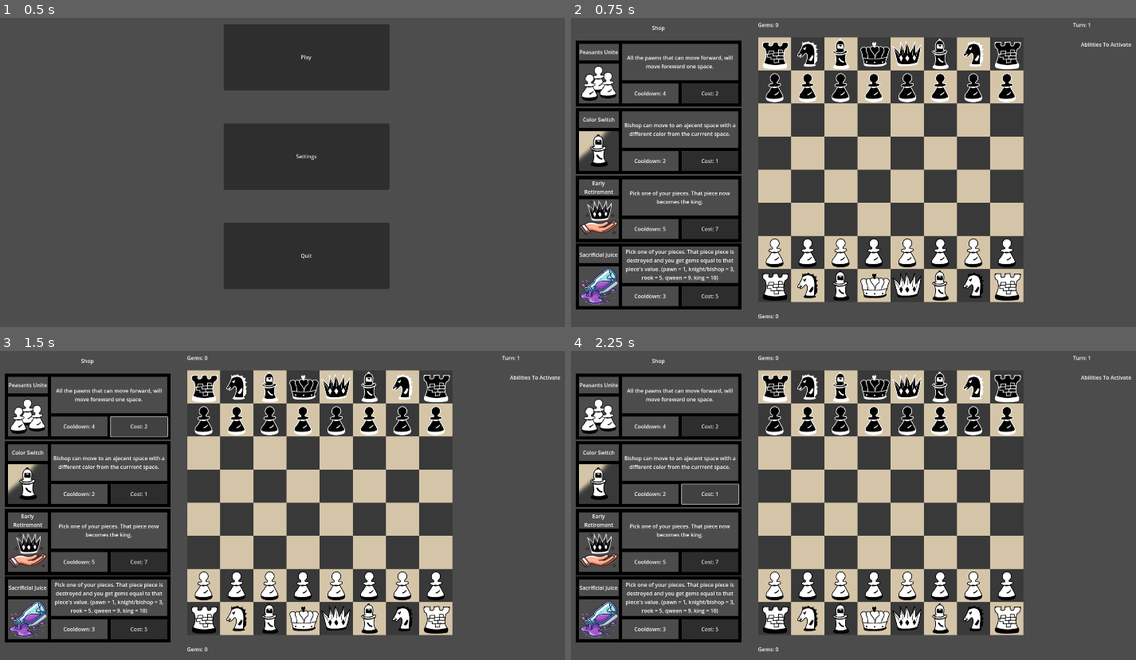
Above: before the commit, frames 1-4 (two rows, left to right).
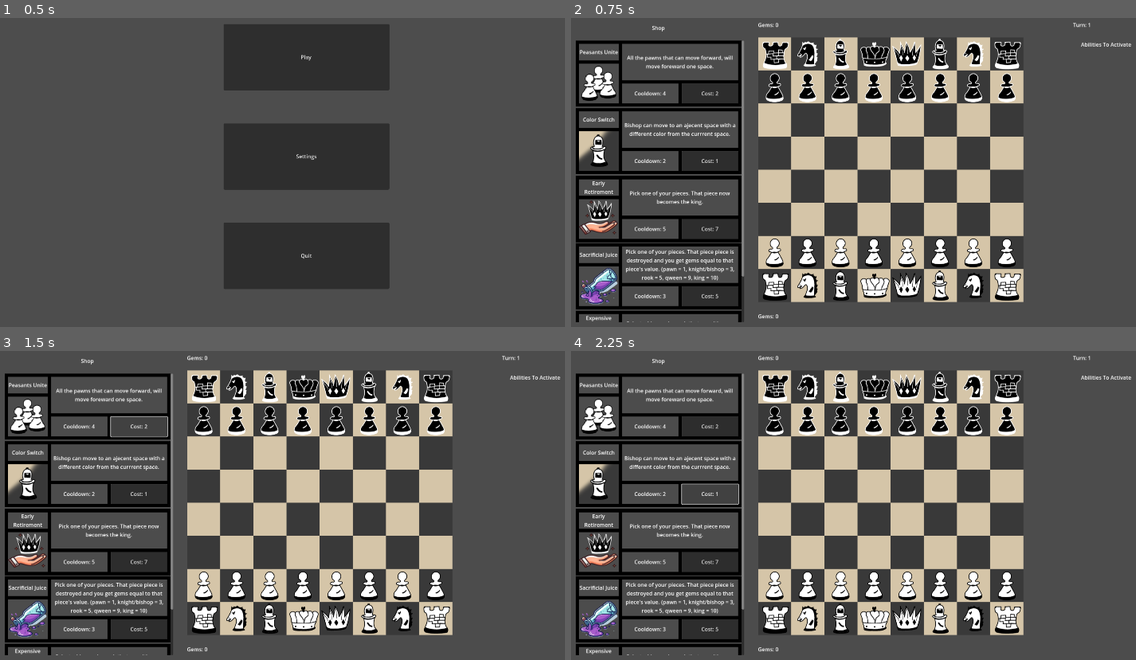
Above: after the commit, the same moments.

Repository: KristianPrifti/Upgraded-Chess-Game
Game: Godot game, scene res://main_menu.tscn
Same seed, same stepped clock (60 frames per second), same inputs: the game is played once before the commit and once after it.
Inputs:
- Up to frame 1 (0.5 s): no input
- Up to frame 2 (0.75 s): click "Play" at 0.5 s
- Up to frame 3 (1.5 s): click "Cost: 2" at 1.25 s
- Up to frame 4 (2.25 s): click "Cost: 1" at 2 s

Frame 1 is identical in both runs. In frame 2, 0.9% of the frame differs, in the area x 0-31%, y 7-99%; in frame 3, 0.9%; in frame 4, 0.9%.

Commit message:
implement 'Expensive Castling' ability

Diff:
--- /dev/null
+++ b/abilities_scripts/Expensive Castling Script.gd
@@ -0,0 +1,153 @@
+extends "res://scripts/ability_in_shop.gd"
+
+var being_set_up: bool
+var buy_final_step: bool
+var pieces: Array
+
+
+# Called when the node enters the scene tree for the first time.
+func _ready():
+	$cost.pressed.connect(buy_ability)
+
+
+# Called every frame. 'delta' is the elapsed time since the previous frame.
+func _process(delta):
+	if being_set_up && !buy_final_step:
+		step_2_of_buy_anility()
+	elif being_set_up && buy_final_step:
+		finish_buy_ability()
+
+func buy_ability():
+	if can_buy_ability():
+		pieces = []
+		being_set_up = true
+
+
+func step_2_of_buy_anility():
+	if Input.is_action_just_pressed("ui_click"):
+		var click = GRID.get_local_mouse_position()
+		var grid_position = GRID.pixel_to_grid(click.x, click.y)
+		if GRID.is_in_grid(grid_position.x, grid_position.y) && board[grid_position.x][grid_position.y] != null && \
+		board[grid_position.x][grid_position.y].is_chess_piece && board[grid_position.x][grid_position.y].piece_type == "king" && \
+		board[grid_position.x][grid_position.y].isWhite == turn_player.isWhite:
+			var pieces_to_use = can_be_used([board[grid_position.x][grid_position.y]])
+			if pieces_to_use.size() == 1:
+				pieces.append(board[grid_position.x][grid_position.y])
+				buy_final_step = true
+				return
+
+		being_set_up = false
+		end_of_buy_ability()
+
+
+func finish_buy_ability():
+	if Input.is_action_just_pressed("ui_click"):
+		var click = GRID.get_local_mouse_position()
+		var grid_position = GRID.pixel_to_grid(click.x, click.y)
+		if GRID.is_in_grid(grid_position.x, grid_position.y) && board[grid_position.x][grid_position.y] != null && \
+		board[grid_position.x][grid_position.y].is_chess_piece && board[grid_position.x][grid_position.y].piece_type == "rook" && \
+		board[grid_position.x][grid_position.y].isWhite == turn_player.isWhite:
+			pieces.append(board[grid_position.x][grid_position.y])
+			var pieces_to_use = can_be_used(pieces)
+			if pieces_to_use.size() == 2:
+				var player_color = pieces_to_use[0].isWhite
+				create_activate_ability_window(ability_name, player_color, activate, pieces_to_use)
+
+		being_set_up = false
+		buy_final_step = false
+		end_of_buy_ability()
+
+func activate(the_arr):
+	var arr = the_arr[1]
+	if can_activate(the_arr[0]):
+		if arr.size() != 2:
+			end_of_activation()
+			return
+
+		var k = arr[0]
+		var r = arr[1]
+		var k_pos = GRID.pixel_to_grid(k.position.x, k.position.y)
+		var r_pos = GRID.pixel_to_grid(r.position.x, r.position.y)
+
+		if k_pos.y == r_pos.y:
+			var diff = k_pos.x - r_pos.x
+			var direction
+			if diff < 0:
+				direction = 1
+			else:
+				direction = -1
+
+			var spaces_between = row_spaces_between(k_pos.x, r_pos.x, k_pos.y)
+
+			if spaces_between == 0:
+				flip_k_and_r(k, r, k_pos, r_pos)
+			elif spaces_between > 0:
+				move_k_and_r(k, r, k_pos, r_pos, (2 * direction),  0, direction, 0)
+
+		elif k_pos.x == r_pos.x:
+			var diff = k_pos.y - r_pos.y
+			var direction
+			if diff < 0:
+				direction = 1
+			else:
+				direction = -1
+
+			var spaces_between = column_spaces_between(k_pos.y, r_pos.y, k_pos.x)
+
+			if spaces_between == 0:
+				flip_k_and_r(k, r, k_pos, r_pos)
+			elif spaces_between > 0:
+				move_k_and_r(k, r, k_pos, r_pos, 0,  (2 * direction), 0, direction)
+
+	end_of_activation()
+
+# get the spaces between the king and the rook
+# return -1 if there are pieces that block the path
+func row_spaces_between(k, r, y) -> int:
+	var z = min(k, r)
+	for i in (abs(k - r) - 1):
+		if !(board[z + i + 1][y] == null || (board[z + i + 1][y].pass_through)):
+			return -1
+	return abs(k - r) - 1
+
+func column_spaces_between(k, r, x) -> int:
+	var z = min(k, r)
+	for i in (abs(k - r) - 1):
+		if !(board[x][z + i + 1] == null || (board[x][z + i + 1].pass_through)):
+			return -1
+	return abs(k - r) - 1
+
+# used to flip position of rook and king when they are next to each other
+func flip_k_and_r(k, r, k_vec, r_vec):
+	var tween = create_tween()
+	tween.tween_property(r, "position", GRID.grid_to_pixel(k_vec.x, k_vec.y), .3).set_trans(Tween.TRANS_SINE).set_ease(Tween.EASE_OUT)
+	var tween2 = create_tween()
+	tween2.tween_property(k, "position", GRID.grid_to_pixel(r_vec.x, r_vec.y), .3).set_trans(Tween.TRANS_SINE).set_ease(Tween.EASE_OUT)
+	board[k_vec.x][k_vec.y] = r
+	board[r_vec.x][r_vec.y] = k
+
+# used to move the king and rook when they are not next to each other
+func move_k_and_r(k, r, k_vec, r_vec, k_x_move, k_y_move, r_x_move, r_y_move):
+	# use tween to change possition of pices
+	var tween = create_tween()
+	tween.tween_property(k, "position", GRID.grid_to_pixel(k_vec.x + k_x_move, k_vec.y + k_y_move), .3).set_trans(Tween.TRANS_SINE).set_ease(Tween.EASE_OUT)
+	var tween2 = create_tween()
+	tween2.tween_property(r, "position", GRID.grid_to_pixel(k_vec.x + r_x_move, k_vec.y + r_y_move), .3).set_trans(Tween.TRANS_SINE).set_ease(Tween.EASE_OUT)
+
+	# make them null first so they don't interfeer later
+	board[k_vec.x][k_vec.y] = null
+	board[r_vec.x][r_vec.y] = null
+
+	# collect gem if necessary
+	if board[k_vec.x + k_x_move][k_vec.y  + k_y_move] != null && board[k_vec.x + k_x_move][k_vec.y + k_y_move].piece_type == "gem":
+		board[k_vec.x + k_x_move][k_vec.y + k_y_move].queue_free()
+		GRID.collect_gem(GRID.gem_value)
+	# update the board array
+	board[k_vec.x + k_x_move][k_vec.y + k_y_move] = k
+
+	# collect gem if necessary
+	if board[k_vec.x + r_x_move][k_vec.y + r_y_move] != null && board[k_vec.x + r_x_move][k_vec.y + r_y_move].piece_type == "gem":
+		board[k_vec.x + r_x_move][k_vec.y + r_y_move].queue_free()
+		GRID.collect_gem(GRID.gem_value)
+	# update the board array
+	board[k_vec.x + r_x_move][k_vec.y + r_y_move] = r
--- a/activate_ability_window.tscn
+++ b/activate_ability_window.tscn
@@ -28,6 +28,7 @@
 text = "Ability Name"
 horizontal_alignment = 1
 vertical_alignment = 1
+autowrap_mode = 2
 
 [node name="owner" type="Label" parent="."]
 layout_mode = 0
--- a/scripts/activate_ability_window.gd
+++ b/scripts/activate_ability_window.gd
@@ -16,6 +16,10 @@
 
 # Called every frame. 'delta' is the elapsed time since the previous frame.
 func _process(delta):
+
+	if affected_pieces.size() != 0 && affected_pieces[0].get_activate_turn() == 0:
+		ability_is_activating[0] = true
+		self.set_visible(true)
 
 	if queue.activation_tracker == tracker && queue.activation_finished[0]:
 		queue.activation_finished[0] = false
@@ -53,9 +57,9 @@
 		piece.update_counter()
 	if affected_pieces.size() == 0:
 		self.queue_free()
-	elif affected_pieces[0].get_activate_turn() == 0:
-		ability_is_activating[0] = true
-		self.set_visible(true)
+#	elif affected_pieces[0].get_activate_turn() == 0:
+#		ability_is_activating[0] = true
+#		self.set_visible(true)
 
 
 func erase_piece(piece):
--- a/scripts/grid.gd
+++ b/scripts/grid.gd
@@ -39,6 +39,7 @@
 var gem_created_this_turn : bool
 var white_gems : int
 var black_gems : int
+var gem_value = 3
 
 # check if king is deleated to switch to game over screen
 var king_deleated = false
@@ -256,7 +257,7 @@
 			# add gems to player's gem amount if a gem was captured
 			if deleated_type == "gem":
 				board[column1][row1].queue_free()
-				collect_gem(3)
+				collect_gem(gem_value)
 
 		#create tween for better looking movement
 		var tween = create_tween()
--- a/scripts/settings_global.gd
+++ b/scripts/settings_global.gd
@@ -52,6 +52,12 @@
 	var sacrificial_juice_description = "Pick one of your pieces. That piece piece is destroyed and you get gems equal to that piece's value. (pawn = 1, knight/bishop = 3, rook = 5, qween = 9, king = 10)"
 	create_settings_ability(sacrificial_juice_icon_path, sacrificial_juice_cooldown, sacrificial_juice_cost, "Sacrificial Juice", sacrificial_juice_description)
 
+	var expensive_castling_icon_path = "res://abilities_assets/Expensive_Castling.png"
+	var expensive_castling_cooldown = "0"
+	var expensive_castling_cost = "5"
+	var expensive_castling_description = "Select a king and a rook that are either on the same row or column and castle. If they are next to each other they switch places."
+	create_settings_ability(expensive_castling_icon_path, expensive_castling_cooldown, expensive_castling_cost, "Expensive Castling", expensive_castling_description)
+
 
 
 
Binary file added: abilities_assets/Expensive_Castling.png
Not shown, added: abilities_assets/Expensive_Castling.png.import
